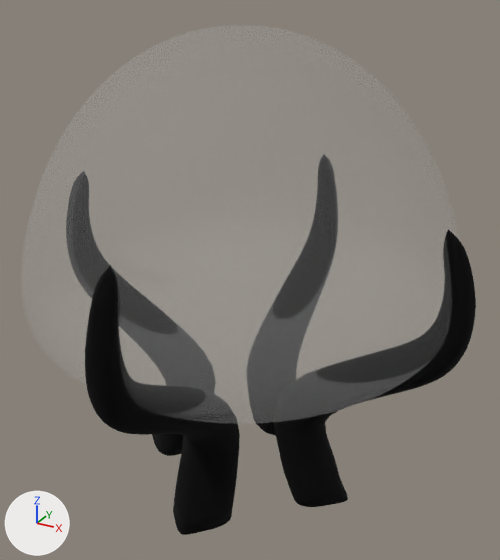
What one commit did to the Blender file game/resources/outpost/shieldAlternate.blend.
The view is the same before and after, from a 50 mm lens placed at (13.4, -23.8, 14.7), pointed at (0.3, 0.1, 2.8). Lighting does not change. The marker at lower left points along +X, +Y and +Z. The older version comes first.
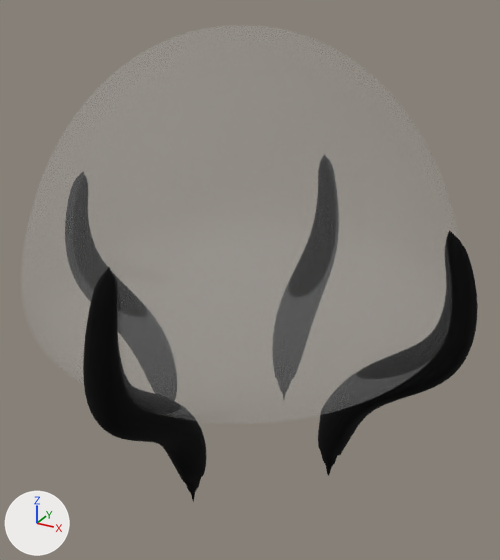
Location of each change, (x1, y1, x2, y2) in pixels of the pictures (500 x 560 px; the box of a moved part takes in the faces that stretch with it):
```json
{"object": "Cube", "change": "reshaped", "before": [85, 229, 476, 535], "after": [83, 266, 206, 502]}
{"object": "Cube.001", "change": "added", "after": [318, 230, 478, 476], "on screen": "black"}
{"part": 1, "of": "me_cube", "change": "deleted", "before": [274, 229, 476, 507]}
{"part": 2, "of": "me_cube", "change": "deleted", "before": [152, 434, 183, 456], "on screen": "black"}
{"part": 3, "of": "me_cube", "change": "moved or reshaped", "before": [85, 265, 240, 535], "after": [83, 266, 206, 502]}
{"part": 4, "of": "me_cube", "change": "moved or reshaped", "before": [256, 422, 276, 435], "on screen": "not visible afterwards"}
```

Scene script edits in JSON lines:
```json
{"block": "me_cube", "where": "# used by ob_cube; location = (0.0, 0.0, 15.79)"}
{"op": "remove", "block": "me_cube", "code": "me_cube.from_pydata(...)  # 4452 vertices, 4512 faces; spans x -9.7..9.7, y -9.7..9.7, z -22.9..-9.3"}
{"op": "add", "block": "me_cube", "code": "me_cube.from_pydata(...)  # 2156 vertices, 2220 faces; spans x -1.0..1.0, y -9.8..9.8, z -21.8..-9.3"}
{"block": "me_cube", "change": "me_cube part 1: the loose piece of 1113 vertices spanning x 1.8..9.7, y -1.4..1.4, z -22.9..-9.3 is deleted"}
{"block": "me_cube", "change": "me_cube part 2: the loose piece of 1113 vertices spanning x -9.7..-1.8, y -1.4..1.4, z -22.9..-9.3 is deleted"}
{"block": "me_cube", "change": "me_cube part 3: 38 vertices moved within x -1.0..1.0, y -9.7..-5.8, z -16.6..-9.4; 984 vertices removed from x -1.4..1.4, y -9.7..-1.8, z -22.9..-9.3; 949 vertices added at x -1.0..1.0, y -9.8..-3.8, z -21.8..-9.4"}
{"block": "me_cube", "change": "me_cube part 4: 38 vertices moved within x -1.0..1.0, y 5.8..9.7, z -16.6..-9.4; 984 vertices removed from x -1.4..1.4, y 1.8..9.7, z -22.9..-9.3; 949 vertices added at x -1.0..1.0, y 3.8..9.8, z -21.8..-9.4"}
{"op": "add", "block": "me_cube_001", "code": ["me_cube_001 = bpy.data.meshes.new('Cube.001')", "me_cube_001.from_pydata(...)  # 2156 vertices, 2220 faces; spans x -1.0..1.0, y -9.8..9.8, z -21.8..-9.3", "me_cube_001.polygons.foreach_set('use_smooth', [True] * 2220)", "me_cube_001.materials.append(mat_black)  # black #000000"]}
{"op": "add", "block": "ob_cube_001", "code": ["ob_cube_001 = bpy.data.objects.new('Cube.001', me_cube_001)", "ob_cube_001.location = (0.0, 0.0, 15.79)", "ob_cube_001.rotation_euler = (0.0, 0.0, 1.571)  # degrees (0, 0, 90)"]}
```
